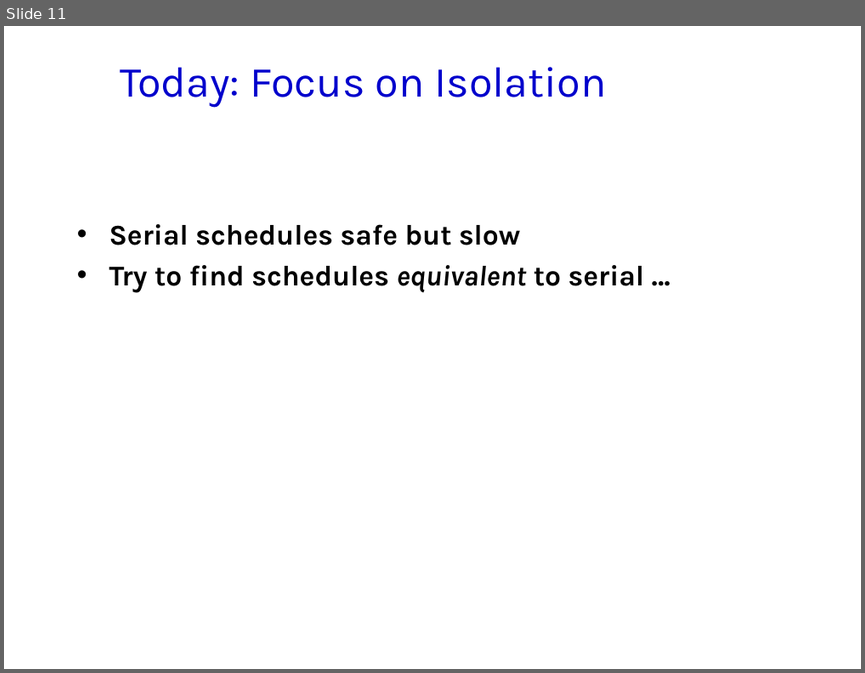
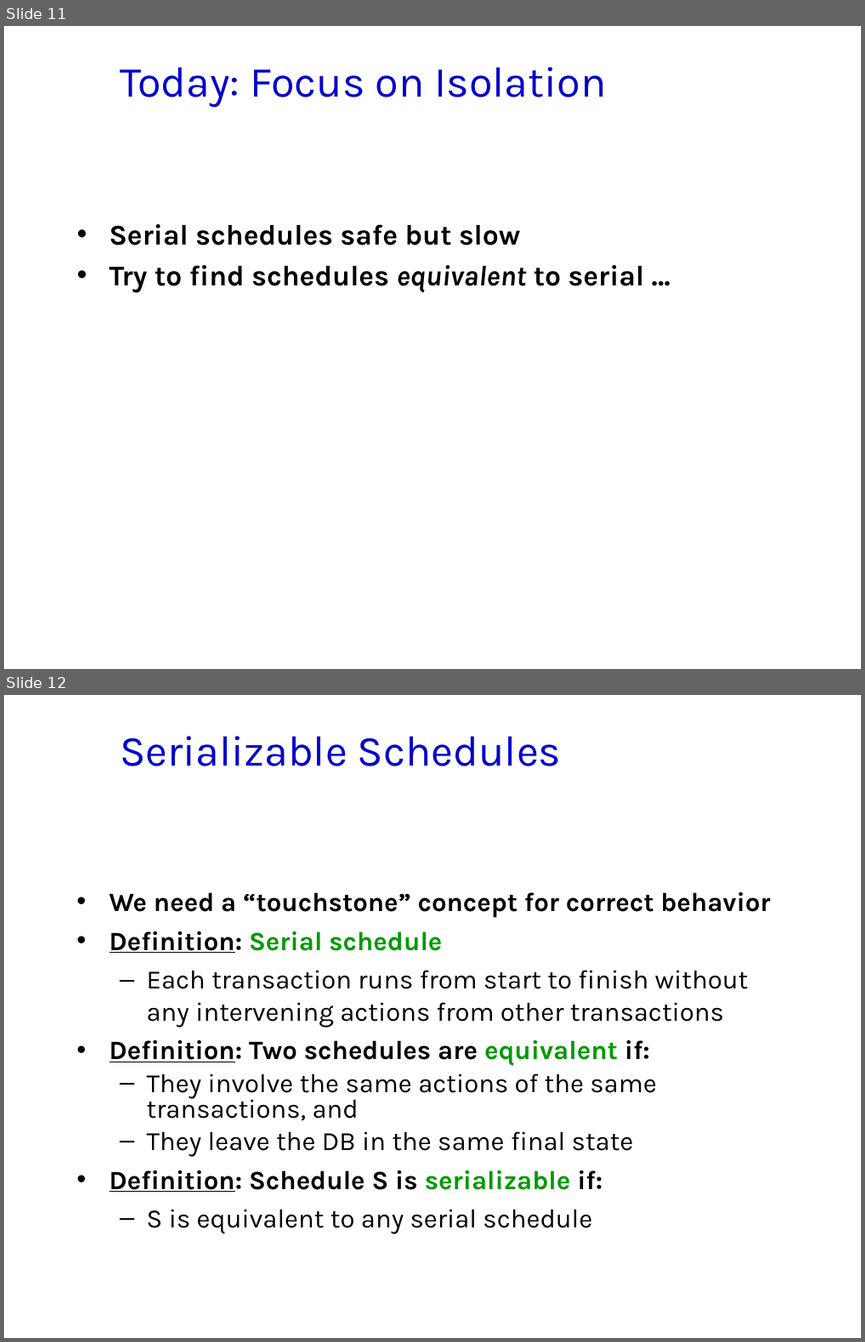
Before and after one commit to jhellerstein/cs186-09, a slide deck: lecs/18-xact-CC.ppt. Shown one above the other, each under a label of ours: slide 11 before the commit, slides 11 and 12 after it. The pictures are 865x673 and 865x1342 pixels, drawn with LibreOffice and Linux fonts; fonts in the diff are those of the drawing; background and template pictures are left out. Boxes give left, top, right and bottom in pixels: in the first picture for what was removed or moved away, otherwise in the second. Text is boxed around its words. In the diff, an @@ line names an element or a change of style, - is before the commit and + after.

Commit message:
add def of serializability

```diff
--- a/lecs/18-xact-CC.ppt
+++ b/lecs/18-xact-CC.ppt
@@ slide 12 added at (4,695,861,1338), background #FFFFFF @@
@@ title added at (120,736,561,766), 36 pt, text #0000CC @@
+Serializable Schedules
@@ text added at (109,892,770,1234), 22.2 pt, text #000000 @@
+• We need a “touchstone” concept for correct behavior
+• Definition: Serial schedule
+  – Each transaction runs from start to finish without any intervening actions from other transactions
+• Definition: Two schedules are equivalent if:
+  – They involve the same actions of the same transactions, and
+  – They leave the DB in the same final state
+• Definition: Schedule S is serializable if:
+  – S is equivalent to any serial schedule
```
Also in this commit, not shown: 2 slides changed, 1 other file.
